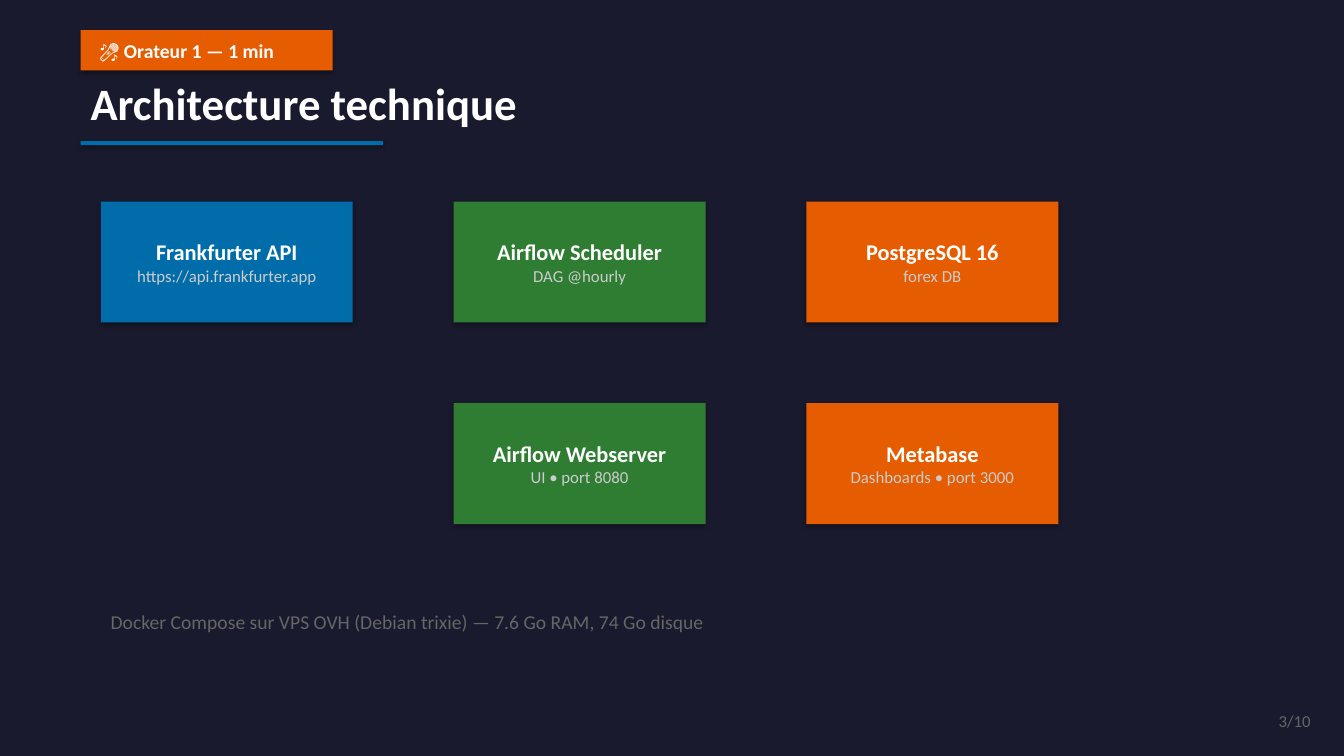
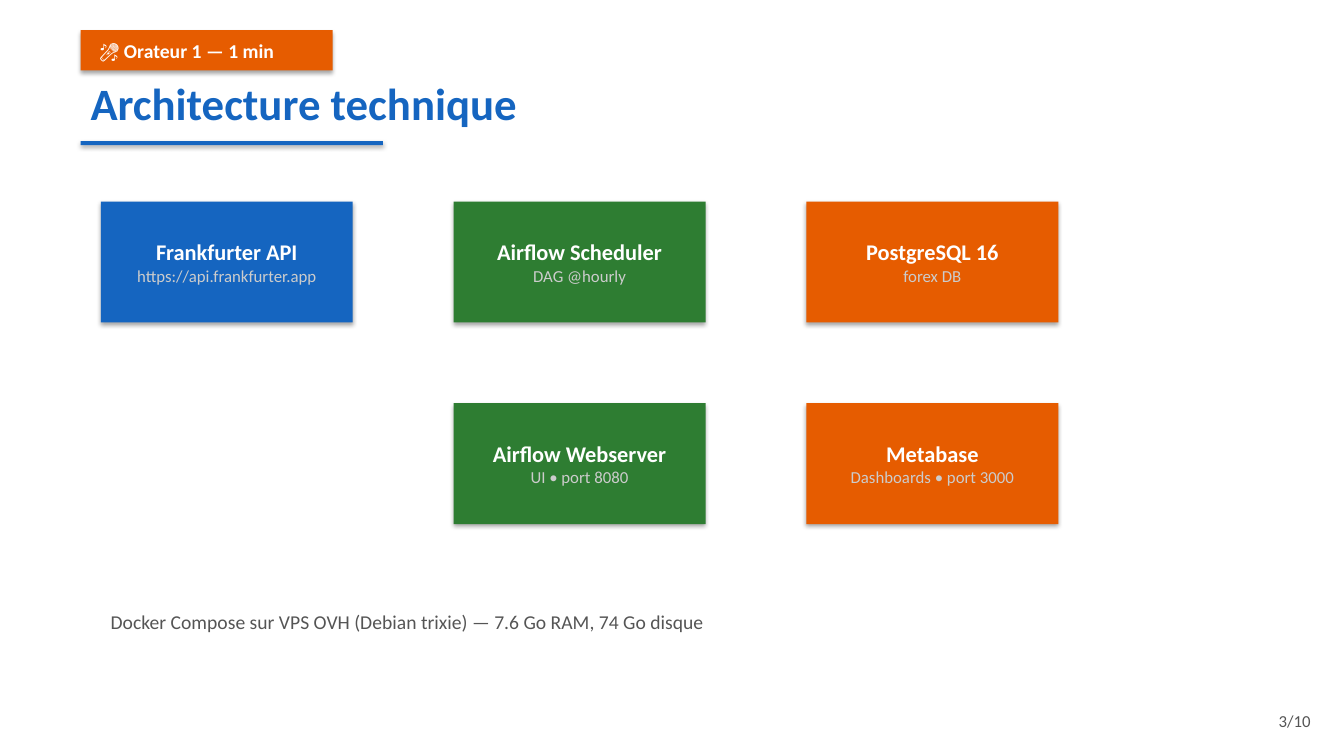
Before and after one commit to losangevert/forex-pipeline, a slide deck: slide 3 of presentation_forex_pipeline.pptx. Drawn at 1344x756 pixels with LibreOffice and Linux fonts; fonts in the diff are those of the drawing. Boxes give left, top, right and bottom in pixels: in the first picture for what was removed or moved away, otherwise in the second. Text is boxed around its words. In the diff, an @@ line names an element or a change of style, - is before the commit and + after.

Commit message:
Switch presentation to light theme

```diff
--- a/presentation_forex_pipeline.pptx
+++ b/presentation_forex_pipeline.pptx
@@ background #1A1A2E to #FFFFFF @@
@@ text "Architecture technique" at [91, 88, 517, 127]: text colour #FFFFFF to #1565C0 @@
@@ rectangle at [81, 141, 383, 145]: fill #006DAA to #1565C0 @@
@@ rectangle "Frankfurter API" at [101, 202, 353, 323]: fill #006DAA to #1565C0 @@
@@ text "Docker Compose sur VPS OVH ..." at [111, 615, 703, 632]: text colour #666666 to #555555 @@
@@ text "3/10" at [1279, 715, 1311, 728]: text colour #666666 to #555555 @@
```
Also in this commit, not shown: 9 other slides changed, 1 other file.
